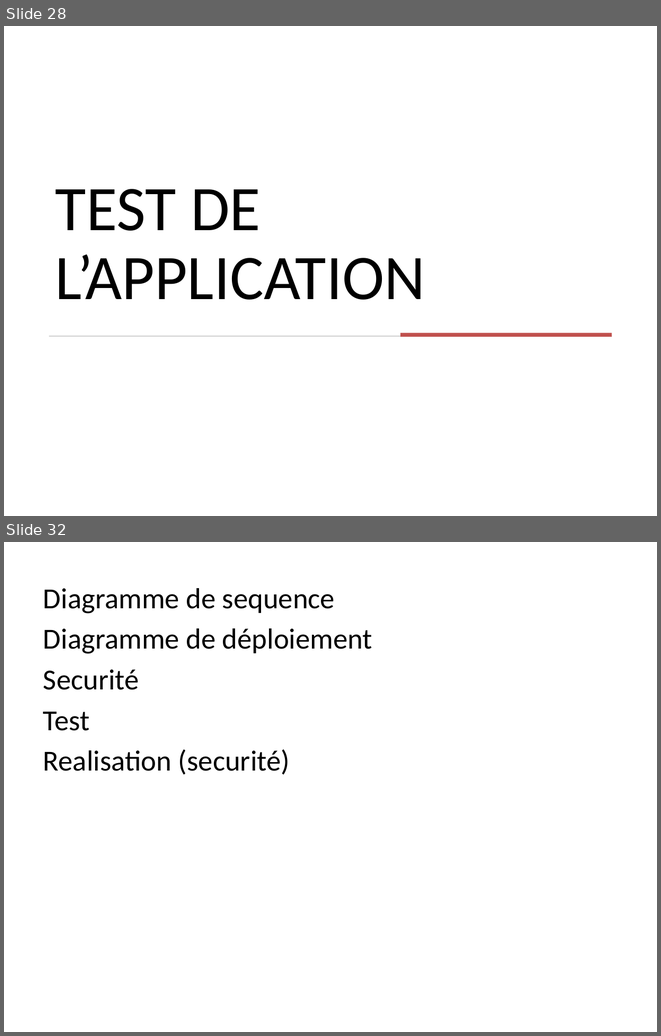
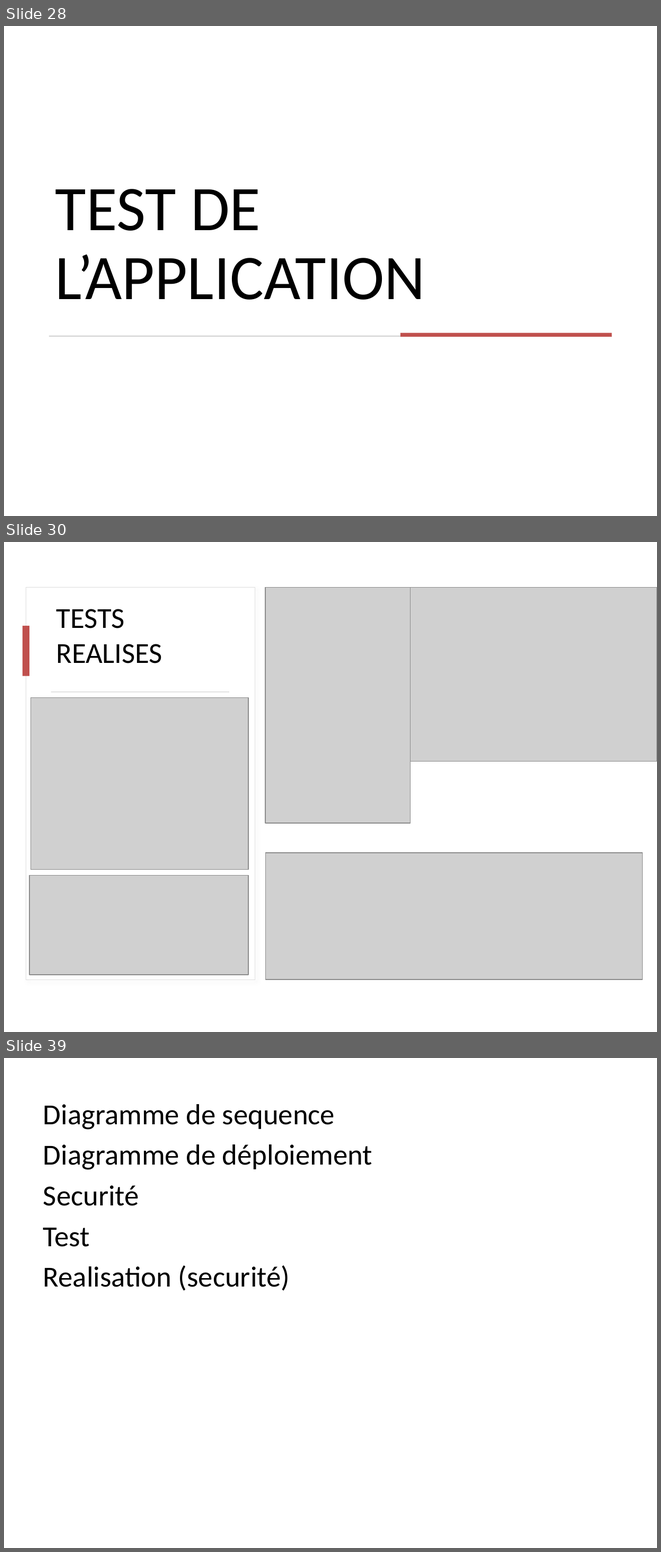
Before and after one commit to ShilkovKonst/pictopicto-client, a slide deck: dossier/PROJET picto.pptx. Shown one above the other, each under a label of ours: slides 28 and 32 before the commit, slides 28, 30 and 39 after it; the slides between them are not shown. The pictures are 661x1036 and 661x1552 pixels, drawn with LibreOffice and Linux fonts; fonts in the diff are those of the drawing; grey boxes stand for pictures. Boxes give left, top, right and bottom in pixels: in the first picture for what was removed or moved away, otherwise in the second. Text is boxed around its words. In the diff, an @@ line names an element or a change of style, - is before the commit and + after.

```diff
--- a/dossier/PROJET picto.pptx
+++ b/dossier/PROJET picto.pptx
@@ slide 30 added at [4, 542, 657, 1032], background #FFFFFF @@
@@ rectangle added at [26, 587, 255, 979], fill #FFFFFF, outline #DEDEDE 0.75 pt @@
@@ picture added at [265, 587, 410, 823] @@
@@ picture added at [410, 587, 657, 761] @@
@@ text added at [56, 609, 162, 663], 32 pt, text #000000 @@
+TESTS REALISES
@@ rectangle added at [22, 626, 29, 676], fill #C0504D @@
@@ picture added at [31, 698, 248, 870] @@
@@ rectangle added at [51, 691, 229, 692], fill #D5D5D5 @@
@@ picture added at [266, 853, 643, 979] @@
@@ picture added at [29, 875, 248, 974] @@
@@ what was slide 32 is now slide 39 @@
```
Also in this commit, not shown: 10 slides changed, 8 other slides added, 2 slides removed, 2 other files.
